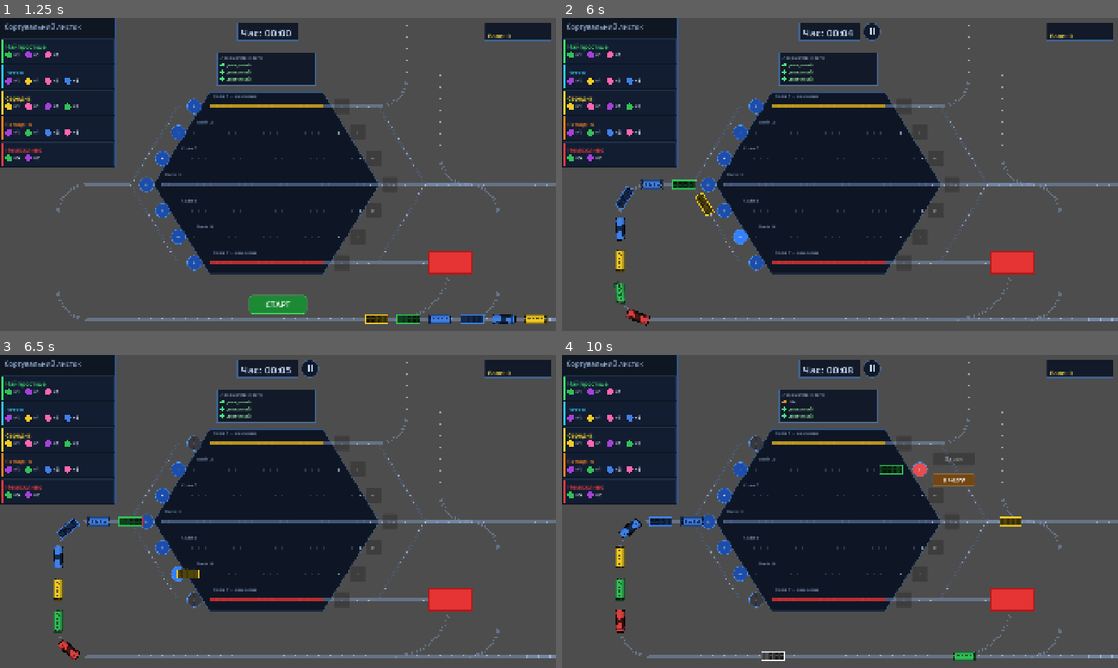
Above: before the commit, frames 1-4 (two rows, left to right).
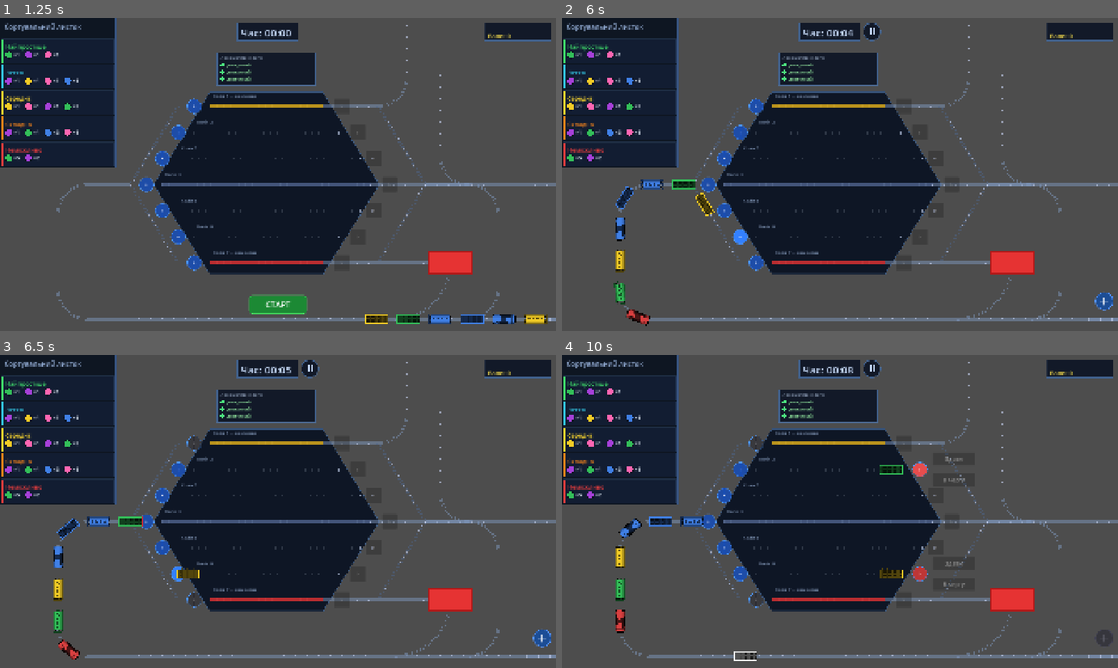
Above: after the commit, the same moments.

Repository: Fenimors99/shunting-game
Game: Godot game, scene res://scenes/VictoryScreen.tscn
The game is run twice, just before and just after one commit, with the same random seed, the same clock (stepped at 60 frames per second) and the same inputs. This scene is started directly instead of the project's main scene.
Inputs (mouse positions are in pixels of both pictures, inside the frame that each line leads up to):
- Up to frame 1 (1.25 s): click "Грати знову" at 0.5 s
- Up to frame 2 (6 s): click "СТАРТ" at 1.25 s; click "+" at 2 s; click "+" at 2.75 s; click "+" at 3.5 s; click "+" at 4.25 s; click "+" at 5 s; click "+" at 5.75 s
- Up to frame 3 (6.5 s): no input
- Up to frame 4 (10 s): click (1106, 636) at 6.52 s; click "+" at 7.25 s; click ">" at 8 s; click (951, 583) at 8.75 s, where only the run before the commit has a clickable "В чергу"; click ">" at 9.5 s

Frame 1 is identical in both runs. In frame 2, 0.2% of the frame differs, in the area x 95-100%, y 87-94%; in frame 3, 0.2%; in frame 4, 1.1%, in the area x 30-83%, y 14-98%.

Commit message:
feat: queue capacity limit with return blocking and manual refill button

Diff:
--- a/scripts/GameScreen.gd
+++ b/scripts/GameScreen.gd
@@ -24,6 +24,7 @@
 var _streak:      int  = 0   # кількість здач підряд без повернення в чергу
 var _score_label:  Label = null
 var _streak_label: Label = null
+var _spawn_btn: Button = null
 
 const WAGON_ANIM_DELAY        := 0.18
 const WAGON_RETURN_DELAY      := Layout.WAGON_GAP / Layout.SPEED  # ~0.25 — фізична відстань між вагонами
@@ -39,6 +40,7 @@
 	station.track_exit_choice.connect(_on_track_exit_choice)
 	loco_depot.availability_changed.connect(station.set_loco_available)
 	station.set_task_manager(task_manager)
+	station.set_wagon_queue(queue)
 	task_panel.init(task_manager, task_toggle_button)
 	task_manager.task_completed.connect(func(_i): station.refresh_all_exit_buttons())
 	task_manager.all_tasks_completed.connect(_on_all_tasks_completed)
@@ -143,6 +145,11 @@
 	if _timer_running:
 		_time_elapsed += delta
 		_timer_label.text = "Час: " + _format_time(_time_elapsed)
+	if _spawn_btn != null:
+		var should_disable := not queue.is_below_limit() or queue._returning or queue._spawn_settle_timer > 0.0
+		if _spawn_btn.disabled != should_disable:
+			_spawn_btn.disabled = should_disable
+			_spawn_btn.queue_redraw()
 
 func _format_time(time_in_sec: float) -> String:
 	var m := int(time_in_sec) / 60
@@ -344,6 +351,38 @@
 	queue.start()
 	_timer_running = true
 	_pause_btn.visible = true
+	_create_spawn_button()
+
+func _create_spawn_button() -> void:
+	const SIZE := 62.0
+	const MARGIN := 16.0
+	var vp := get_viewport_rect().size
+	_spawn_btn = Button.new()
+	_spawn_btn.custom_minimum_size = Vector2(SIZE, SIZE)
+	_spawn_btn.position = Vector2(vp.x - SIZE - MARGIN, Layout.QUEUE_Y - SIZE * 1.5)
+	_spawn_btn.flat = true
+	_spawn_btn.z_index = 1
+	_spawn_btn.connect("draw", func():
+		var center := Vector2(SIZE / 2.0, SIZE / 2.0)
+		var color_bg     := Color(0.10, 0.30, 0.60, 0.95)
+		var color_border := Color(0.35, 0.60, 1.00, 0.9)
+		var color_icon   := Color(1.0, 1.0, 1.0, 0.95)
+		if _spawn_btn.disabled:
+			color_bg     = Color(0.15, 0.15, 0.20, 0.6)
+			color_border = Color(0.3, 0.3, 0.4, 0.5)
+			color_icon   = Color(0.5, 0.5, 0.55, 0.5)
+		_spawn_btn.draw_circle(center, SIZE / 2.0, color_bg)
+		_spawn_btn.draw_arc(center, SIZE / 2.0 - 1.0, 0.0, TAU, 64, color_border, 2.0, true)
+		var t := SIZE / 2.0
+		var arm := 13.0
+		_spawn_btn.draw_line(Vector2(t - arm, t), Vector2(t + arm, t), color_icon, 3.0, true)
+		_spawn_btn.draw_line(Vector2(t, t - arm), Vector2(t, t + arm), color_icon, 3.0, true)
+	)
+	_spawn_btn.pressed.connect(func():
+		queue.fill_to_limit()
+		_spawn_btn.queue_redraw()
+	)
+	add_child(_spawn_btn)
 
 func _on_track_entry_tapped(track_index: int) -> void:
 	if _wagon_at_center == null:
@@ -447,6 +486,7 @@
 		_animate_delayed(wagon, pts, i * WAGON_ANIM_DELAY, wagon.queue_free)
 
 func _return_to_queue(wagons: Array, track_index: int) -> void:
+	queue.set_returning(true)
 	var exit_arc    := Layout.get_exit_arc()
 	var base_tail_x := queue.get_tail_x() + Layout.WAGON_GAP
 	for i in wagons.size():
@@ -454,9 +494,12 @@
 		var pts := _build_exit_path_to_center(wagon, track_index)
 		pts.append_array(exit_arc)
 		pts.append(Vector2(base_tail_x + i * Layout.WAGON_GAP, Layout.QUEUE_Y))
+		var is_last := (i == wagons.size() - 1)
 		_animate_delayed(wagon, pts, i * WAGON_ANIM_DELAY, func():
 			wagon.rotation = PI
 			queue.receive_wagon(wagon)
+			if is_last:
+				queue.set_returning(false)
 		)
 
 func _animate_submit(wagons: Array, track_index: int) -> void:
@@ -496,6 +539,7 @@
 		)
 
 func _on_loading_completed(wagons: Array) -> void:
+	queue.set_returning(true)
 	var ret_x       := Layout.get_loading_return_x()
 	var ret_arc     := Layout.get_loading_return_arc()
 	var exit_arc    := Layout.get_exit_arc()
@@ -509,12 +553,16 @@
 		pts.append_array(ret_arc)                    # → (1620, 575) вправо
 		pts.append_array(exit_arc.slice(2))          # крок 3+: дуга→вертикаль→дуга→QUEUE_Y
 		pts.append(Vector2(base_tail_x + i * Layout.WAGON_GAP, Layout.QUEUE_Y))
+		var is_last := (i == wagons.size() - 1)
 		_animate_delayed(wagon, pts, i * WAGON_RETURN_DELAY, func():
 			wagon.rotation = PI
 			queue.receive_wagon(wagon)
+			if is_last:
+				queue.set_returning(false)
 		)
 
 func _on_repair_completed(wagons: Array) -> void:
+	queue.set_returning(true)
 	var arc         := Layout.get_repair_exit_arc()
 	var base_tail_x := queue.get_tail_x() + Layout.WAGON_GAP
 	for i in wagons.size():
@@ -524,7 +572,10 @@
 		pts.append(wagon.position)
 		pts.append_array(arc)
 		pts.append(Vector2(base_tail_x + i * Layout.WAGON_GAP, Layout.QUEUE_Y))
+		var is_last := (i == wagons.size() - 1)
 		_animate_delayed(wagon, pts, i * WAGON_RETURN_DELAY, func():
 			wagon.rotation = PI
 			queue.receive_wagon(wagon)
+			if is_last:
+				queue.set_returning(false)
 		)
--- a/scripts/Layout.gd
+++ b/scripts/Layout.gd
@@ -24,8 +24,10 @@
 # Відстань між центрами вагонів
 const WAGON_GAP := 110.0
 
-# Скільки вагонів видно знизу одразу
+# Скільки вагонів видно знизу одразу (початковий спавн)
 const QUEUE_VISIBLE_LIMIT := 8
+# Максимальна місткість черги (понад цього — блокуємо повернення)
+const QUEUE_MAX_CAPACITY := 16
 
 # X де горизонтальна черга закінчується і починається L-поворот
 const QUEUE_STOP_X := 200.0
@@ -36,9 +38,6 @@
 const EXIT_RAIL_X  := SCREEN_W - DIST_RAIL_X   # 1470
 # X вертикального сегменту правого L-повороту (дзеркало QUEUE_STOP_X)
 const EXIT_STOP_X  := SCREEN_W - QUEUE_STOP_X  # 1720
-
-# Раз на скільки секунд випускається новий вагон із-за екрана
-const QUEUE_SPAWN_INTERVAL := 1.0
 
 # Початкова X-позиція першого вагона
 const QUEUE_START_X := 1200.0
--- a/scripts/Queue.gd
+++ b/scripts/Queue.gd
@@ -12,7 +12,8 @@
 
 var _blocked: bool = false
 var _running: bool = false
-var _spawn_timer: float = 0.0
+var _returning: bool = false         # true поки вагони анімуються назад у чергу
+var _spawn_settle_timer: float = 0.0 # > 0 поки вагони від кнопки ще не доїхали до видимої зони
 
 # Дуга, перевернута: _arc_pts[0] = центр, _arc_pts[-1] = QUEUE_STOP_X
 var _arc_pts: PackedVector2Array
@@ -61,14 +62,14 @@
 
 func start() -> void:
 	_running = true
-	_spawn_timer = 0.0
 
 
 func _process(delta: float) -> void:
 	if not _running:
 		return
+	if _spawn_settle_timer > 0.0:
+		_spawn_settle_timer = maxf(0.0, _spawn_settle_timer - delta)
 	_move_wagons(delta)
-	_try_spawn_by_timer(delta)
 	if not _blocked:
 		_check_front_wagon()
 
@@ -187,17 +188,36 @@
 	_wagon_dists.append(start_dist)
 
 
-func _try_spawn_by_timer(delta: float) -> void:
-	if _wagons.size() >= Layout.QUEUE_VISIBLE_LIMIT:
-		return
-	_spawn_timer += delta
-	if _spawn_timer < Layout.QUEUE_SPAWN_INTERVAL:
-		return
-	_spawn_timer = 0.0
-	_spawn_wagon(true)
+# --- Ручне поповнення черги ---
+
+func fill_to_limit() -> void:
+	var count := Layout.QUEUE_VISIBLE_LIMIT - _wagons.size()
+	if count <= 0:
+		return
+	for _i in count:
+		_spawn_wagon(true)
+	# Час доїзду останнього вагона до входу в дугу (x = QUEUE_STOP_X + QUEUE_ARC_R = 300).
+	# Фактична x-позиція спавну = 300 + (QUEUE_OFFSCREEN_SPAWN_X - QUEUE_STOP_X) = 2130.
+	# Відстань до дуги = QUEUE_OFFSCREEN_SPAWN_X - QUEUE_STOP_X = 1830px → ~4.2с на вагон.
+	var last_extra := float(count - 1) * Layout.WAGON_GAP
+	_spawn_settle_timer = (Layout.QUEUE_OFFSCREEN_SPAWN_X - Layout.QUEUE_STOP_X + last_extra) / Layout.SPEED
+
+func is_below_limit() -> bool:
+	return _wagons.size() < Layout.QUEUE_VISIBLE_LIMIT
 
 
 # --- Повернення вагона з станції ---
+
+func get_wagon_count() -> int:
+	return _wagons.size()
+
+func has_capacity_for(n: int) -> bool:
+	if _returning or _spawn_settle_timer > 0.0:
+		return false
+	return _wagons.size() + n <= Layout.QUEUE_MAX_CAPACITY
+
+func set_returning(v: bool) -> void:
+	_returning = v
 
 func get_tail_x() -> float:
 	if _wagon_dists.is_empty():
@@ -208,7 +228,18 @@
 func receive_wagon(wagon: Wagon) -> void:
 	wagon.reparent(self, true)
 	wagon.stop_blocking()
-	var tail_dist: float = (_wagon_dists.back() + Layout.WAGON_GAP) if not _wagon_dists.is_empty() else (_arc_length + Layout.WAGON_GAP)
-	wagon.position = _position_at_dist(tail_dist)
+	# Виводимо dist із поточної позиції вагона (кінцева точка анімації),
+	# щоб уникнути стрибка через просування черги під час польоту.
+	# Після reparent позиція вагона — в локальному просторі Queue (world_x, 0).
+	var arc_entry_x := Layout.QUEUE_STOP_X + Layout.QUEUE_ARC_R  # = 300
+	var tail_dist: float
+	if wagon.position.x > arc_entry_x:
+		tail_dist = _arc_length + (wagon.position.x - arc_entry_x)
+	else:
+		tail_dist = _arc_length + Layout.WAGON_GAP  # fallback
+	# Вагон не може бути попереду хвоста (якщо черга сильно просунулась)
+	if not _wagon_dists.is_empty() and tail_dist < _wagon_dists.back() + Layout.WAGON_GAP:
+		tail_dist = _wagon_dists.back() + Layout.WAGON_GAP
+		wagon.position = _position_at_dist(tail_dist)
 	_wagons.append(wagon)
 	_wagon_dists.append(tail_dist)
--- a/scripts/Station.gd
+++ b/scripts/Station.gd
@@ -38,14 +38,19 @@
 var _loading_status_box:   Node2D = null
 var _loading_status_label: Label  = null
 
+var _queue_buttons: Array = []       # Array[Button], кнопка "В чергу" per track
+var _wagon_queue: WagonQueue = null
+
 func _ready() -> void:
 	_track_wagons.resize(Layout.TRACK_COUNT)
 	_track_reserved.resize(Layout.TRACK_COUNT)
 	_submit_buttons.resize(Layout.TRACK_COUNT)
+	_queue_buttons.resize(Layout.TRACK_COUNT)
 	for i in Layout.TRACK_COUNT:
 		_track_wagons[i] = []
 		_track_reserved[i] = 0
 		_submit_buttons[i] = null
+		_queue_buttons[i] = null
 	_create_entry_buttons()
 	_create_exit_buttons()
 	_create_choice_containers()
@@ -158,6 +163,16 @@
 		if _loading_timer == 0.0 and _loading_btn == null:
 			_loading_status_box.visible = false
 			_create_loading_release_btn()
+
+	if _wagon_queue != null:
+		if _repair_btn != null:
+			_repair_btn.disabled = not _wagon_queue.has_capacity_for(_repair_wagons.size())
+		if _loading_btn != null:
+			_loading_btn.disabled = not _wagon_queue.has_capacity_for(_loading_wagons.size())
+		for i in range(1, Layout.TRACK_COUNT + 1):
+			var btn_q: Button = _queue_buttons[i - 1]
+			if btn_q != null and _choice_containers[i - 1].visible:
+				btn_q.disabled = not _wagon_queue.has_capacity_for(get_wagon_count(i))
 
 func _create_repair_release_btn() -> void:
 	var btn := Button.new()
@@ -530,6 +545,9 @@
 func set_task_manager(tm: TaskManager) -> void:
 	_task_manager = tm
 
+func set_wagon_queue(q: WagonQueue) -> void:
+	_wagon_queue = q
+
 func refresh_all_exit_buttons() -> void:
 	for i in range(1, Layout.TRACK_COUNT + 1):
 		_refresh_exit_button(i)
@@ -588,6 +606,7 @@
 		var btn_q := _make_choice_btn("В чергу", Color(0.45, 0.28, 0.08))
 		btn_q.position = Vector2(bx, y + 14)
 		container.add_child(btn_q)
+		_queue_buttons[i - 1] = btn_q
 
 		var idx := i
 		btn_s.pressed.connect(func(): _on_choice(idx, true))
